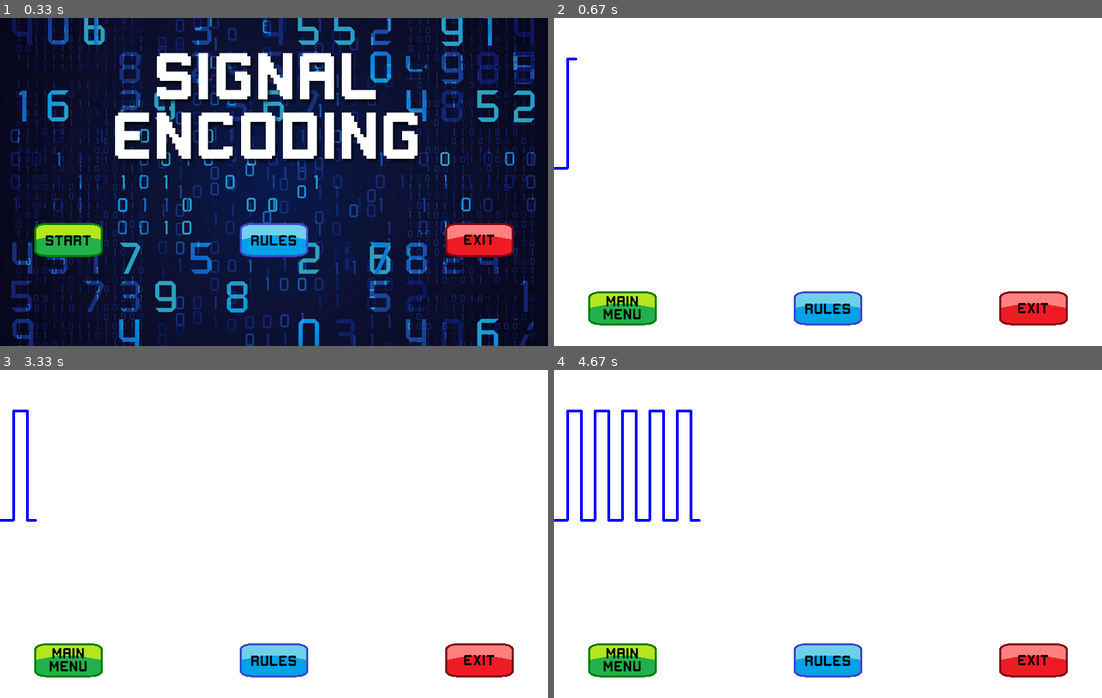
Above: before the commit, frames 1-4 (two rows, left to right).
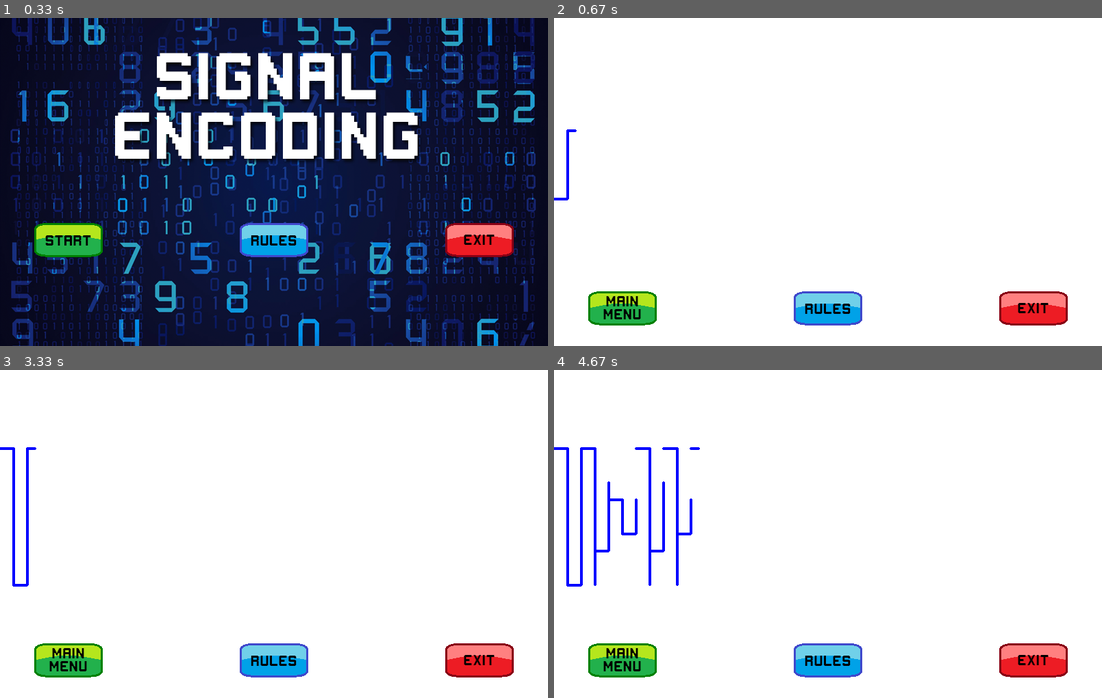
Above: after the commit, the same moments.

Repository: dakotacbrown/CS4290_SP2017_A3_BROWN
Game: pygame game, started from PleaseGiveMeAnAInClass.py
The game is run twice, just before and just after one commit, with the same random seed, the same clock (stepped at 60 frames per second) and the same inputs.
Inputs (mouse positions are in pixels of both pictures, inside the frame that each line leads up to):
- Up to frame 1 (0.33 s): no input
- Up to frame 2 (0.67 s): click (619, 241) at 0.38 s
- Up to frame 3 (3.33 s): click (274, 661) at 0.72 s; click (65, 661) at 1.22 s; click (65, 593) at 1.55 s; click (65, 661) at 1.88 s; click (65, 593) at 2.22 s; click (65, 661) at 2.55 s; click (65, 593) at 2.88 s
- Up to frame 4 (4.67 s): no input

Frame 1 is identical in both runs. In frame 2, 0.2% of the frame differs, in the area x 0-5%, y 12-56%; in frame 3, 0.4%; in frame 4, 1.9%, in the area x 0-27%, y 12-67%.

Commit message:
Added random output
added rng for random output, but lines are broken

Diff:
--- a/PleaseGiveMeAnAInClass.py
+++ b/PleaseGiveMeAnAInClass.py
@@ -1,6 +1,7 @@
 import pygame, sys, os, time, math, re
 from pygame.locals import *
 from sys import exit
+from random import randint
 pygame.init()
 
 sys.setrecursionlimit(10000)
@@ -27,6 +28,12 @@
 exitButton = pygame.image.load("img/exitButton.png")
 lightExitButton = pygame.image.load("img/lightExitButton.png")
 fileArray = []
+
+#line objects
+xPos = 0
+amplitude = 100 # how many pixels tall the waves with rise/fall.
+yPosSquare = amplitude # starting position
+random = randint(0,2)
 
 #loop objects
 running = True
@@ -82,6 +89,49 @@
     pygame.quit()
     sys.exit()
 
+def randomWaves(canvas_width, canvas_height, centerY, blue, posRecord):
+    global xPos, amplitude, yPosSquare, random
+
+    #the thickness of the line
+    for x, y in posRecord['square']:
+        pygame.draw.circle(screen, blue, (x, y), 2)
+
+    if random == 0:
+        posRecord['square'].append((int(xPos), int(yPosSquare*(1/4)) + (centerY-25)))
+    elif random == 1:
+        posRecord['square'].append((int(xPos), int(yPosSquare*(1/2)) + (centerY-25)))
+    else:
+        posRecord['square'].append((int(xPos), int(yPosSquare) + (centerY-25)))
+
+    #speed of the line
+    xPos += 1
+
+    #if the line reaches the end of the screen, it restarts
+    #else it creates the movement of the line
+    if xPos > canvas_width:
+        xPos = 0
+        yPosSquare = amplitude
+        posRecord['square'] = []
+    else:
+        #jumps occur every 20 pixels/this is the base case
+        if xPos % 20 == 0:
+            yPosSquare *= -1
+            # add vertical line
+            if random == 0:
+                for x in range(-amplitude, amplitude):
+                    posRecord['square'].append( (int(xPos), (int(x*(1/4)) + (centerY-25))) )
+            elif random == 1:
+                for x in range(-amplitude, amplitude):
+                    posRecord['square'].append( (int(xPos), (int(x*(1/2)) + (centerY-25))) )
+            else:
+                for x in range(-amplitude, amplitude):
+                    posRecord['square'].append( (int(xPos), (int(x) + (centerY-25))) )
+
+            random = randint(0,2)
+            print(random)
+
+
+
 #Used for displaying text on screen
 def text_objects(text, font, color):
     textSurface = font.render(text, True, color)
@@ -93,7 +143,6 @@
     pygame.display.set_caption("Assignment #3")
     running = False
     intro = True
-    results = False
     instruct = False
     background = introBG
     button1 = Button(startButton, lightStartButton, 50, 300, ProgramLoop)
@@ -120,7 +169,6 @@
     pygame.display.set_caption("Assignment #3")
     running = False
     intro = False
-    results = False
     instruct = True
     background = rulesBG
     button1 = Button(mainButton, lightMainButton, 50, 400, ProgramIntro)
@@ -140,23 +188,21 @@
 
 #loop that runs the the program
 def ProgramLoop():
-    global running, intro, results, instruct
+    global running, intro, results, instruct, xPos
     white = pygame.Color(255, 255, 255, 255)
     running = True
     intro = False
     results = False
     instruct = False
     gameOver = False
-    blue = (0,0,255) # color of the wave
+    clock = pygame.time.Clock()
     canvas_width = 800
     canvas_height = 480
     centerY = int(canvas_height/2)
+    blue = (0,0,255) # color of the wave
     FPS = 160
-    amplitude = 80 # how many pixels tall the waves with rise/fall.
-    clock = pygame.time.Clock()
     xPos = 0
-    posRecord = {'square': []} # keeps track of the positions for drawing the waves
-    yPosSquare = amplitude # starting position
+    posRecord = {'square': []}
     button1 = Button(mainButton, lightMainButton, 50, 400, ProgramIntro)
     button2 = Button(rulesButton, lightRulesButton, 350, 400, Instructions)
     button3 = Button(exitButton, lightExitButton, 650, 400, Exit)
@@ -178,28 +224,7 @@
         button2.update()
         button3.update()
         allSprites.draw(screen)
-
-        #the thickness of the line
-        posRecord['square'].append((int(xPos), int(yPosSquare) + (centerY-100)))
-        for x, y in posRecord['square']:
-            pygame.draw.circle(screen, blue, (x, y), 2)
-
-        #speed of the line
-        xPos += 1
-
-        #if the line reaches the end of the screen, it restarts
-        #else it creates the movement of the line
-        if xPos > canvas_width:
-            xPos = 0
-            yPosSquare = amplitude
-            posRecord['square'] = []
-        else:
-            #jumps occur every 20 pixels/ this is the base case
-            if xPos % 20 == 0:
-                yPosSquare *= -1
-                # add vertical line
-                for x in range(-amplitude, amplitude):
-                    posRecord['square'].append((int(xPos), int(x) + (centerY-100)))
+        randomWaves(canvas_width, canvas_height, centerY, blue, posRecord)
 
         pygame.display.update()
 
Binary file added: img/mainBG.png
